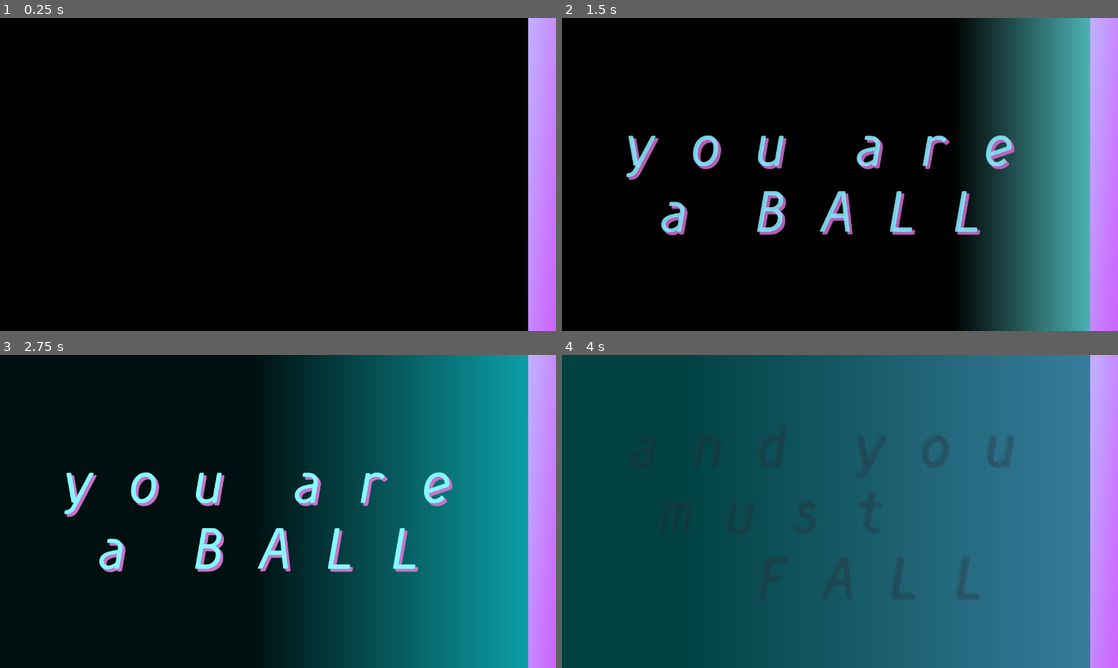
Above: before the commit, frames 1-4 (two rows, left to right).
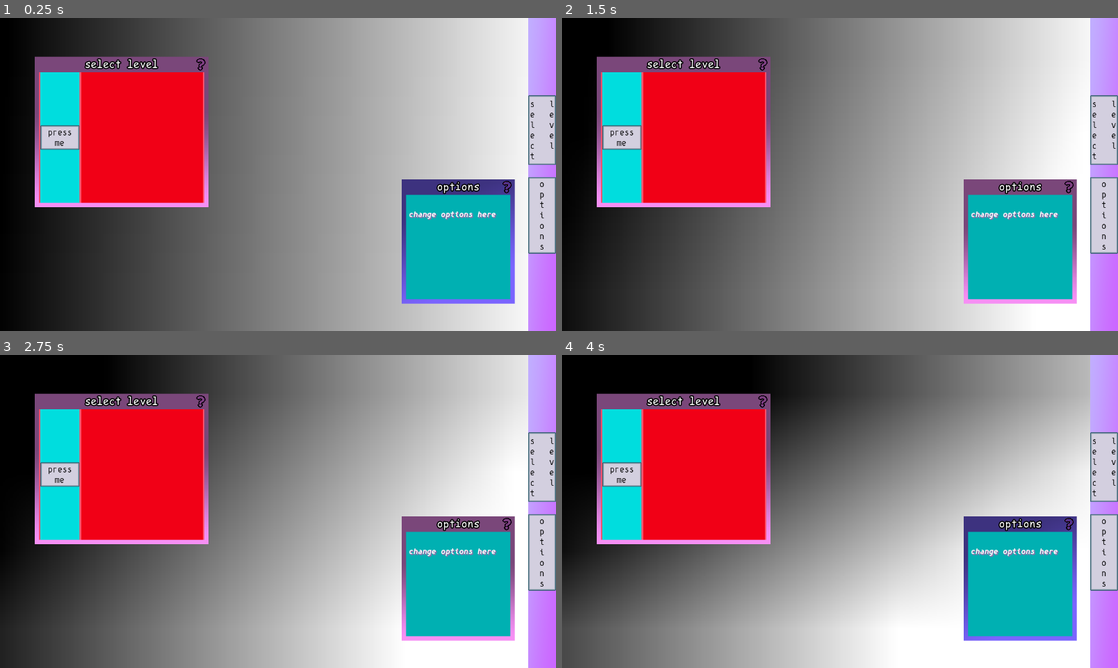
Above: after the commit, the same moments.

Repository: ktosox/GWJ77-Metamorphosis
Game: Godot game, scene res://game.tscn
Two runs of this game, one before a commit and one after it. Both use one fixed random seed, a clock stepped at 60 frames per second and the inputs below.
Inputs (mouse positions are in pixels of both pictures, inside the frame that each line leads up to):
- Up to frame 1 (0.25 s): no input
- Up to frame 2 (1.5 s): tap Enter (ui_accept) at 0.5, 0.77 s; move the mouse to (962, 158) at 0.52 s; press the mouse at (962, 158) at 0.53 s; hold D (Move_Right) 0.53-1.28 s; move the mouse to (728, 190) at 1.27 s; release the mouse at (728, 190) at 1.28 s; hold S (Move_Down) from 1.28 s (still down); right-click (728, 190) at 1.35 s
- Up to frame 3 (2.75 s): tap Enter (ui_accept) at 1.52 s; move the mouse to (333, 442) at 2.02 s; release S (Move_Down) at 2.03 s; press the mouse at (333, 442) at 2.03 s; hold D (Move_Right) from 2.03 s (still down)
- Up to frame 4 (4 s): move the mouse to (812, 574) at 2.77 s; release D (Move_Right) at 2.78 s; release the mouse at (812, 574) at 2.78 s; hold W (Move_Up) 2.78-3.53 s; right-click (812, 574) at 2.85 s; click (812, 574) at 2.92 s; tap Enter (ui_accept) at 3.02, 3.77 s; move the mouse to (1006, 558) at 3.52 s; press the mouse at (1006, 558) at 3.53 s; hold A (Move_Left) from 3.53 s (still down)

The runs differ from the first frame. In frame 1, 89% of the frame differs, in the area x 6-100%, y 0-100%; in frame 2, 90%; in frame 3, 90%; in frame 4, 97%, in the area x 0-100%, y 0-100%.

Commit message:
trying to cobble together a working... thing

Diff:
--- a/Game/construction_mechanic/player_building.tscn
+++ b/Game/construction_mechanic/player_building.tscn
@@ -55,7 +55,7 @@
 "times": PackedFloat32Array(0, 2, 4.66667),
 "transitions": PackedFloat32Array(0.5, -2, 1),
 "update": 0,
-"values": [Vector3(0, 0, 0), Vector3(6.28319, 6.28319, 6.28319), Vector3(-6.28319, -6.28319, -6.28319)]
+"values": [Vector3(0, 0, 0), Vector3(6.28319, -6.28319, 6.28319), Vector3(-12.5664, 12.5664, -6.28319)]
 }
 
 [sub_resource type="AnimationLibrary" id="AnimationLibrary_kibos"]
--- a/Game/construction_mechanic/player_construction.tscn
+++ b/Game/construction_mechanic/player_construction.tscn
@@ -9,12 +9,13 @@
 [ext_resource type="PackedScene" uid="uid://c4wbgcelovrpq" path="res://not_player/parts/chess/chess_rook_part.tscn" id="5_sb6dy"]
 [ext_resource type="PackedScene" uid="uid://c2b3vr2ga3db5" path="res://construction_mechanic/skill_point_thing.tscn" id="6_gf0qy"]
 [ext_resource type="Script" path="res://not_player/parts/part_data.gd" id="6_jmgte"]
+[ext_resource type="Script" path="res://construction_mechanic/skill_points.gd" id="9_ii3oi"]
 
 [sub_resource type="Resource" id="Resource_fvj03"]
 script = ExtResource("6_jmgte")
 mesh_scene = ExtResource("3_iilc1")
 experience_points = 20
-required_skill = 0
+required_skill = null
 required_level = 1
 
 [sub_resource type="Resource" id="Resource_rmjdc"]
@@ -190,10 +191,10 @@
 columns = 3
 
 [node name="SkillPoints" type="ColorRect" parent="."]
-visible = false
 layout_mode = 2
 size_flags_horizontal = 3
 color = Color(0.254902, 0.254902, 1, 1)
+script = ExtResource("9_ii3oi")
 
 [node name="HBoxContainer" type="HBoxContainer" parent="SkillPoints"]
 layout_mode = 1
@@ -216,37 +217,38 @@
 
 [node name="Label" type="Label" parent="SkillPoints"]
 layout_mode = 0
-offset_left = 6.0
-offset_top = 178.0
-offset_right = 249.0
-offset_bottom = 201.0
+offset_left = 8.0
+offset_top = 182.0
+offset_right = 251.0
+offset_bottom = 205.0
 text = "skill points left:"
 
-[node name="Label2" type="Label" parent="SkillPoints"]
-layout_mode = 0
-offset_left = 205.0
-offset_top = 178.0
-offset_right = 245.0
-offset_bottom = 201.0
-text = "3"
-
-[node name="Label4" type="Label" parent="SkillPoints"]
+[node name="SkillPointAmount" type="Label" parent="SkillPoints"]
+layout_mode = 0
+offset_left = 203.0
+offset_top = 182.0
+offset_right = 243.0
+offset_bottom = 205.0
+text = "0"
+
+[node name="SkillPointsMax" type="Label" parent="SkillPoints"]
 layout_mode = 0
 offset_left = 200.0
 offset_top = 281.0
 offset_right = 240.0
 offset_bottom = 304.0
-text = "1"
+text = "0"
 
 [node name="Label3" type="Label" parent="SkillPoints"]
 layout_mode = 0
-offset_left = 8.0
-offset_top = 276.0
-offset_right = 188.0
-offset_bottom = 299.0
+offset_left = 10.0
+offset_top = 277.0
+offset_right = 190.0
+offset_bottom = 300.0
 text = "max skill points:"
 
 [node name="MorphingScreen" type="ColorRect" parent="."]
+visible = false
 layout_mode = 2
 size_flags_horizontal = 3
 color = Color(0, 0.50466, 0.380144, 1)
--- /dev/null
+++ b/Game/construction_mechanic/skill_points.gd
@@ -0,0 +1,24 @@
+extends ColorRect
+
+
+# Called when the node enters the scene tree for the first time.
+func _ready() -> void:
+	GM.connect("skill_point_was_spent",Callable(self,"update_skill_point_amount"))
+	GM.connect("player_has_transformed",Callable(self,"update_skill_point_amount"))
+	GM.connect("player_has_transformed",Callable(self,"update_skill_point_max"))
+	update_skill_point_amount()
+	update_skill_point_max()
+	pass # Replace with function body.
+
+
+func update_skill_point_amount():
+	$SkillPointAmount.text = str(GM.free_skill_points)
+	pass
+
+func update_skill_point_max():
+	$SkillPointsMax.text = str(GM.max_skill_points)
+	pass
+
+# Called every frame. 'delta' is the elapsed time since the previous frame.
+func _process(delta: float) -> void:
+	pass
--- a/Game/experimental/skill_system_tester.gd
+++ b/Game/experimental/skill_system_tester.gd
@@ -4,7 +4,7 @@
 # Called when the node enters the scene tree for the first time.
 func _ready() -> void:
 
-
+	print(GM.get_part_type_data(1,1).experience_points)
 	pass # Replace with function body.
 
 
--- a/Game/game.gd
+++ b/Game/game.gd
@@ -5,6 +5,7 @@
 
 # Called when the node enters the scene tree for the first time.
 func _ready() -> void:
+	start_game()
 	pass # Replace with function body.
 
 
@@ -70,6 +71,7 @@
 	#knobs to turn here: @export_range(1,3) var world (from 1 to 3), @export var segment_count = 6 (how long should the fall be?), @export var feature_list : Array (bonus things to add)
 	new_level.world = level_data.world
 	new_level.desired_length = level_data.desired_length
+	new_level.connect("level_complete",Callable(self,"end_level"))
 	$GameWindow.add_child(new_level)
 	$GameWindow.visible = true
 	$GameWindow.grab_focus()
@@ -79,3 +81,14 @@
 		$PanelTexture/Layout/GameWindowButton.visible = true
 	# code for passing on level creation data to $GameWindow goes here
 	pass # Replace with function body.
+
+
+func end_level(new_time : float) -> void:
+	GM.player_time = new_time
+	GM.emit_signal("falling_ended")
+	$GameWindow/CenterContainer.visible = true
+	$SelectLevel/PathSelectionScreen.generate_new_paths()
+	if !$HiddenWindow.visible:
+		$HiddenWindow.visible = true
+		$PanelTexture/Layout/HiddenWindowButton.visible = true
+	pass
--- a/Game/game.tscn
+++ b/Game/game.tscn
@@ -462,7 +462,7 @@
 
 [node name="OptionsWindow" type="Window" parent="."]
 title = "options"
-position = Vector2i(810, 407)
+position = Vector2i(935, 407)
 size = Vector2i(240, 240)
 visible = false
 script = ExtResource("3_mw1gv")
@@ -490,7 +490,6 @@
 libraries = {
 "": SubResource("AnimationLibrary_7rh51")
 }
-autoplay = "new_animation"
 
 [connection signal="pressed" from="PanelTexture/Layout/SelectLevelButton" to="." method="_on_select_level_button_pressed"]
 [connection signal="pressed" from="PanelTexture/Layout/GameWindowButton" to="." method="_on_game_window_button_pressed"]
--- a/Game/game_manager.gd
+++ b/Game/game_manager.gd
@@ -15,6 +15,8 @@
 var max_skill_points = 1
 
 var player_experience = 220
+
+var player_time = 300
 
 var player_level = 1
 
@@ -60,6 +62,20 @@
 	emit_signal("skill_point_was_spent")
 
 
+func get_part_type_data(type: Skill_Types, level = 0) -> PartData:
+	var data_to_return : PartData
+	match type:
+		Skill_Types.SPARKLE :
+			data_to_return = $PartDefinitions.gem_parts[level]
+
+		Skill_Types.TASTY :
+			data_to_return = $PartDefinitions.food_parts[level]
+
+		Skill_Types.SMARTER :
+			data_to_return = $PartDefinitions.chess_parts[level]
+
+	return data_to_return
+
 func can_add_skill_point(skill:Skill_Types) -> bool:
 	if free_skill_points < 1:
 		return false
--- a/Game/game_manager.tscn
+++ b/Game/game_manager.tscn
@@ -1,6 +1,68 @@
-[gd_scene load_steps=2 format=3 uid="uid://ct2nlvt1tw3nl"]
+[gd_scene load_steps=13 format=3 uid="uid://ct2nlvt1tw3nl"]
 
 [ext_resource type="Script" path="res://game_manager.gd" id="1_r4n7u"]
+[ext_resource type="Script" path="res://part_definitions.gd" id="2_tk5c3"]
+[ext_resource type="Script" path="res://not_player/parts/part_data.gd" id="3_wa12x"]
+
+[sub_resource type="Resource" id="Resource_fa36h"]
+script = ExtResource("3_wa12x")
+experience_points = 20
+required_skill = 0
+required_level = 1
+
+[sub_resource type="Resource" id="Resource_ereak"]
+script = ExtResource("3_wa12x")
+experience_points = 20
+required_skill = 0
+required_level = 1
+
+[sub_resource type="Resource" id="Resource_k2a0t"]
+script = ExtResource("3_wa12x")
+experience_points = 20
+required_skill = 0
+required_level = 1
+
+[sub_resource type="Resource" id="Resource_7ppwy"]
+script = ExtResource("3_wa12x")
+experience_points = 20
+required_skill = 0
+required_level = 1
+
+[sub_resource type="Resource" id="Resource_e1170"]
+script = ExtResource("3_wa12x")
+experience_points = 20
+required_skill = 0
+required_level = 1
+
+[sub_resource type="Resource" id="Resource_unubw"]
+script = ExtResource("3_wa12x")
+experience_points = 20
+required_skill = 0
+required_level = 1
+
+[sub_resource type="Resource" id="Resource_fkt7n"]
+script = ExtResource("3_wa12x")
+experience_points = 20
+required_skill = 0
+required_level = 1
+
+[sub_resource type="Resource" id="Resource_qag13"]
+script = ExtResource("3_wa12x")
+experience_points = 20
+required_skill = 0
+required_level = 1
+
+[sub_resource type="Resource" id="Resource_auo35"]
+script = ExtResource("3_wa12x")
+experience_points = 20
+required_skill = 0
+required_level = 1
 
 [node name="GameManager" type="Node"]
 script = ExtResource("1_r4n7u")
+
+[node name="PartDefinitions" type="Node" parent="."]
+script = ExtResource("2_tk5c3")
+food_parts = Array[ExtResource("3_wa12x")]([SubResource("Resource_fa36h"), SubResource("Resource_ereak"), SubResource("Resource_k2a0t")])
+chess_parts = Array[ExtResource("3_wa12x")]([SubResource("Resource_7ppwy"), SubResource("Resource_e1170"), SubResource("Resource_unubw")])
+gem_parts = Array[ExtResource("3_wa12x")]([SubResource("Resource_fkt7n"), SubResource("Resource_qag13"), SubResource("Resource_auo35")])
--- a/Game/level/level_builder.tscn
+++ b/Game/level/level_builder.tscn
@@ -43,7 +43,6 @@
 horizontal_alignment = 1
 vertical_alignment = 3
 script = ExtResource("3_8a3qc")
-starting_time = 600.0
 
 [node name="LoadingScreen" type="ColorRect" parent="Overlay"]
 anchors_preset = 15
--- a/Game/level/time_shower.gd
+++ b/Game/level/time_shower.gd
@@ -1,13 +1,12 @@
 extends Label
-
-@export var starting_time : float
 
 var current_time : float
 
 # Called when the node enters the scene tree for the first time.
 func _ready() -> void:
 	set_process(false)
-	current_time = starting_time
+
+	current_time = GM.player_time
 	pass # Replace with function body.
 
 
--- /dev/null
+++ b/Game/not_player/parts/chess/chess_bishop_part.tscn
@@ -0,0 +1,15 @@
+[gd_scene load_steps=4 format=3 uid="uid://c51y2pxkbl4vf"]
+
+[ext_resource type="PackedScene" uid="uid://b2w5g2udf6vxl" path="res://not_player/parts/generic_part.tscn" id="1_u5gbg"]
+[ext_resource type="ArrayMesh" uid="uid://f3dyufp51dm0" path="res://resources/meshes/chess/chess_bishop.tres" id="2_i304h"]
+
+[sub_resource type="BoxShape3D" id="BoxShape3D_xo5wu"]
+size = Vector3(0.8, 2.44485, 0.8)
+
+[node name="GenericPart" instance=ExtResource("1_u5gbg")]
+transform = Transform3D(0.5, 0, 0, 0, 0.5, 0, 0, 0, 0.5, 0, 0, 0)
+mesh = ExtResource("2_i304h")
+
+[node name="StaticBody3D#CollisionShape3D" type="CollisionShape3D" parent="Body" index="0"]
+transform = Transform3D(1, 0, 0, 0, 1, 0, 0, 0, 1, 0, 1.07442, 0)
+shape = SubResource("BoxShape3D_xo5wu")
--- /dev/null
+++ b/Game/not_player/parts/chess/chess_pawn_part.tscn
@@ -0,0 +1,15 @@
+[gd_scene load_steps=4 format=3 uid="uid://ch0q8e5iqnvq2"]
+
+[ext_resource type="PackedScene" uid="uid://b2w5g2udf6vxl" path="res://not_player/parts/generic_part.tscn" id="1_6dtkb"]
+[ext_resource type="ArrayMesh" uid="uid://65wimyahu26m" path="res://resources/meshes/chess/chess_pawn.tres" id="2_32151"]
+
+[sub_resource type="BoxShape3D" id="BoxShape3D_x03ga"]
+size = Vector3(0.8, 1.752, 0.8)
+
+[node name="GenericPart" instance=ExtResource("1_6dtkb")]
+transform = Transform3D(0.5, 0, 0, 0, 0.5, 0, 0, 0, 0.5, 0, 0, 0)
+mesh = ExtResource("2_32151")
+
+[node name="StaticBody3D#CollisionShape3D" type="CollisionShape3D" parent="Body" index="0"]
+transform = Transform3D(1, 0, 0, 0, 1, 0, 0, 0, 1, 0, 0.728, 0)
+shape = SubResource("BoxShape3D_x03ga")
--- a/Game/not_player/parts/chess/chess_rook_part.tscn
+++ b/Game/not_player/parts/chess/chess_rook_part.tscn
@@ -4,12 +4,12 @@
 [ext_resource type="ArrayMesh" uid="uid://bi86siy2gyjp1" path="res://resources/meshes/chess/chess_rook.tres" id="2_ra7bd"]
 
 [sub_resource type="BoxShape3D" id="BoxShape3D_x03ga"]
-size = Vector3(1.5824, 2.65857, 1.3266)
+size = Vector3(0.8, 1.752, 0.8)
 
 [node name="GenericPart" instance=ExtResource("1_rftry")]
 transform = Transform3D(0.5, 0, 0, 0, 0.5, 0, 0, 0, 0.5, 0, 0, 0)
 mesh = ExtResource("2_ra7bd")
 
 [node name="StaticBody3D#CollisionShape3D" type="CollisionShape3D" parent="Body" index="0"]
-transform = Transform3D(1, 0, 0, 0, 1, 0, 0, 0, 1, 0.0236206, 0.732747, -0.0267029)
+transform = Transform3D(1, 0, 0, 0, 1, 0, 0, 0, 1, 0, 0.728, 0)
 shape = SubResource("BoxShape3D_x03ga")
--- a/Game/not_player/parts/food/food_cheese_part.tscn
+++ b/Game/not_player/parts/food/food_cheese_part.tscn
@@ -1,27 +1,14 @@
-[gd_scene load_steps=6 format=3 uid="uid://dfjrqj7c70fol"]
+[gd_scene load_steps=4 format=3 uid="uid://dfjrqj7c70fol"]
 
 [ext_resource type="PackedScene" uid="uid://b2w5g2udf6vxl" path="res://not_player/parts/generic_part.tscn" id="1_dirg7"]
+[ext_resource type="ArrayMesh" uid="uid://bcteih85oef37" path="res://resources/meshes/food/food_cheese.tres" id="2_me7jf"]
 
-[sub_resource type="StandardMaterial3D" id="StandardMaterial3D_2rb4f"]
-albedo_color = Color(0.956924, 0.756812, 0.259636, 1)
-
-[sub_resource type="PrismMesh" id="PrismMesh_rbc1d"]
-material = SubResource("StandardMaterial3D_2rb4f")
-size = Vector3(0.8, 0.8, 0.4)
-
-[sub_resource type="BoxShape3D" id="BoxShape3D_gscwi"]
-size = Vector3(1.22894, 0.732086, 0.711197)
-
-[sub_resource type="BoxShape3D" id="BoxShape3D_lwxxx"]
-size = Vector3(0.679741, 0.709793, 0.641556)
+[sub_resource type="BoxShape3D" id="BoxShape3D_eub81"]
+size = Vector3(1.63037, 0.290771, 0.56958)
 
 [node name="GenericPart" instance=ExtResource("1_dirg7")]
-mesh = SubResource("PrismMesh_rbc1d")
+mesh = ExtResource("2_me7jf")
 
-[node name="StaticBody3D#CollisionShape3D" type="CollisionShape3D" parent="Body" index="0"]
-transform = Transform3D(1, 0, 0, 0, 1, 0, 0, 0, 1, 0.0250549, -0.346298, 0.0180282)
-shape = SubResource("BoxShape3D_gscwi")
-
-[node name="StaticBody3D#CollisionShape3D2" type="CollisionShape3D" parent="Body" index="1"]
-transform = Transform3D(1, 0, 0, 0, 1, 0, 0, 0, 1, 0.0142326, 0.316004, 0.00926965)
-shape = SubResource("BoxShape3D_lwxxx")
+[node name="CollisionShape3D" type="CollisionShape3D" parent="Body" index="0"]
+transform = Transform3D(-2.98023e-08, -1.36831e-08, -1, -1, -9.30643e-09, 8.9407e-08, -1.49012e-08, 1, 0, -0.0877686, 0.0646973, 0.0697021)
+shape = SubResource("BoxShape3D_eub81")
--- /dev/null
+++ b/Game/not_player/parts/food/food_mushroom_part.tscn
@@ -0,0 +1,22 @@
+[gd_scene load_steps=5 format=3 uid="uid://erbn7cq2niog"]
+
+[ext_resource type="PackedScene" uid="uid://b2w5g2udf6vxl" path="res://not_player/parts/generic_part.tscn" id="1_2tnl5"]
+[ext_resource type="ArrayMesh" uid="uid://b5mvjh08b11ri" path="res://resources/meshes/food/food_mushroom.tres" id="2_jsjpp"]
+
+[sub_resource type="CapsuleShape3D" id="CapsuleShape3D_1u0ph"]
+radius = 0.615798
+height = 3.53563
+
+[sub_resource type="SphereShape3D" id="SphereShape3D_n66y4"]
+radius = 1.469
+
+[node name="GenericPart" instance=ExtResource("1_2tnl5")]
+transform = Transform3D(0.2, 0, 0, 0, 0.2, 0, 0, 0, 0.2, 0, 0, 0)
+mesh = ExtResource("2_jsjpp")
+
+[node name="CollisionShape3D" type="CollisionShape3D" parent="Body" index="0"]
+shape = SubResource("CapsuleShape3D_1u0ph")
+
+[node name="CollisionShape3D2" type="CollisionShape3D" parent="Body" index="1"]
+transform = Transform3D(1, 0, 0, 0, 0.55, 0, 0, 0, 1, 0, 0.863886, 0)
+shape = SubResource("SphereShape3D_n66y4")
--- /dev/null
+++ b/Game/not_player/parts/food/food_onion_part.tscn
@@ -0,0 +1,15 @@
+[gd_scene load_steps=4 format=3 uid="uid://ccphvkfpumuml"]
+
+[ext_resource type="PackedScene" uid="uid://b2w5g2udf6vxl" path="res://not_player/parts/generic_part.tscn" id="1_bu3q8"]
+[ext_resource type="ArrayMesh" uid="uid://ti1qobsik1wx" path="res://resources/meshes/food/food_onion.tres" id="2_jnftg"]
+
+[sub_resource type="SphereShape3D" id="SphereShape3D_c6k7b"]
+radius = 0.76
+
+[node name="GenericPart" instance=ExtResource("1_bu3q8")]
+transform = Transform3D(0.25, 0, 0, 0, 0.25, 0, 0, 0, 0.25, 0, 0, 0)
+mesh = ExtResource("2_jnftg")
+
+[node name="CollisionShape3D" type="CollisionShape3D" parent="Body" index="0"]
+transform = Transform3D(1, 0, 0, 0, 1, 0, 0, 0, 1, 0, -0.272148, 0)
+shape = SubResource("SphereShape3D_c6k7b")
--- a/Game/not_player/parts/gems/gem_1_part.tscn
+++ b/Game/not_player/parts/gems/gem_1_part.tscn
@@ -4,11 +4,12 @@
 [ext_resource type="ArrayMesh" uid="uid://c72mdfewfms80" path="res://resources/meshes/gems/gem1.tres" id="2_lyo8c"]
 
 [sub_resource type="BoxShape3D" id="BoxShape3D_dvv1w"]
-size = Vector3(1.51987, 0.68811, 1.84902)
+size = Vector3(0.747113, 0.18277, 1.09191)
 
 [node name="GenericPart" instance=ExtResource("1_0t0dp")]
+transform = Transform3D(0.7, 0, 0, 0, 0.7, 0, 0, 0, 0.7, 0, 0, 0)
 mesh = ExtResource("2_lyo8c")
 
 [node name="StaticBody3D#CollisionShape3D" type="CollisionShape3D" parent="Body" index="0"]
-transform = Transform3D(1, 0, 0, 0, 1, 0, 0, 0, 1, 0.0244293, -0.00567627, -0.0983086)
+transform = Transform3D(1, 0, 0, 0, 1, 0, 0, 0, 1, 0.00540749, 0.00270076, 0.00146493)
 shape = SubResource("BoxShape3D_dvv1w")
--- /dev/null
+++ b/Game/not_player/parts/gems/gem_2_part.tscn
@@ -0,0 +1,15 @@
+[gd_scene load_steps=4 format=3 uid="uid://hjsfekjjvwi2"]
+
+[ext_resource type="PackedScene" uid="uid://b2w5g2udf6vxl" path="res://not_player/parts/generic_part.tscn" id="1_b8f8l"]
+[ext_resource type="ArrayMesh" uid="uid://bxol2flas6lfo" path="res://resources/meshes/gems/gem2.tres" id="2_nfacl"]
+
+[sub_resource type="BoxShape3D" id="BoxShape3D_4fj0u"]
+size = Vector3(0.807, 0.188, 0.72)
+
+[node name="GenericPart" instance=ExtResource("1_b8f8l")]
+transform = Transform3D(0.7, 0, 0, 0, 0.7, 0, 0, 0, 0.7, 0, 0, 0)
+mesh = ExtResource("2_nfacl")
+
+[node name="StaticBody3D#CollisionShape3D" type="CollisionShape3D" parent="Body" index="0"]
+transform = Transform3D(1, 0, 0, 0, 1, 0, 0, 0, 1, 0.005, 0.003, -0.019)
+shape = SubResource("BoxShape3D_4fj0u")
--- /dev/null
+++ b/Game/not_player/parts/gems/gem_4_part.tscn
@@ -0,0 +1,22 @@
+[gd_scene load_steps=5 format=3 uid="uid://fjxe4ukb1few"]
+
+[ext_resource type="PackedScene" uid="uid://b2w5g2udf6vxl" path="res://not_player/parts/generic_part.tscn" id="1_snt00"]
+[ext_resource type="ArrayMesh" uid="uid://c7d0vmlor5ltg" path="res://resources/meshes/gems/gem4.tres" id="2_ci3v6"]
+
+[sub_resource type="BoxShape3D" id="BoxShape3D_mojnu"]
+size = Vector3(0.697, 0.883, 0.605)
+
+[sub_resource type="BoxShape3D" id="BoxShape3D_haf1u"]
+size = Vector3(0.3, 0.3, 0.55)
+
+[node name="GenericPart" instance=ExtResource("1_snt00")]
+transform = Transform3D(0.5, 0, 0, 0, 0.5, 0, 0, 0, 0.5, 0, 0, 0)
+mesh = ExtResource("2_ci3v6")
+
+[node name="StaticBody3D#CollisionShape3D" type="CollisionShape3D" parent="Body" index="0"]
+transform = Transform3D(1, 0, 0, 0, 1, 0, 0, 0, 1, 0.005, 0.003, -0.158833)
+shape = SubResource("BoxShape3D_mojnu")
+
+[node name="StaticBody3D#CollisionShape3D2" type="CollisionShape3D" parent="Body" index="1"]
+transform = Transform3D(1, 0, 0, 0, 1, 0, 0, 0, 1, 0.0154117, 0.003, 0.361045)
+shape = SubResource("BoxShape3D_haf1u")
--- a/Game/not_player/parts/part_data.gd
+++ b/Game/not_player/parts/part_data.gd
@@ -9,6 +9,6 @@
 
 @export var preview_texture : Texture
 
-@export var required_skill : GM.Skill_Types
+@export_range(0,2) var required_skill : int
 
 @export_range(1,3) var required_level = 1
--- a/Game/not_player/parts/small_cheese.tscn
+++ /dev/null
@@ -1,11 +0,0 @@
-[gd_scene load_steps=3 format=3 uid="uid://b6f0236g5jclm"]
-
-[sub_resource type="StandardMaterial3D" id="StandardMaterial3D_2rb4f"]
-albedo_color = Color(0.956924, 0.756812, 0.259636, 1)
-
-[sub_resource type="PrismMesh" id="PrismMesh_pxwtf"]
-material = SubResource("StandardMaterial3D_2rb4f")
-size = Vector3(0.5, 0.5, 0.25)
-
-[node name="SmallCheese" type="MeshInstance3D"]
-mesh = SubResource("PrismMesh_pxwtf")
--- /dev/null
+++ b/Game/part_definitions.gd
@@ -0,0 +1,7 @@
+extends Node
+
+@export var food_parts : Array[PartData]
+
+@export var chess_parts : Array[PartData]
+
+@export var gem_parts : Array[PartData]
--- a/Game/path_mechanic/path_selection_screen.gd
+++ b/Game/path_mechanic/path_selection_screen.gd
@@ -53,15 +53,22 @@
 func confirm_path_selection(level_data : LevelData) -> void:
 
 	emit_signal("create_new_level",level_data)
-
+	for path in paths_go_here.get_children():
+		path.queue_free()
+	for button in buttons_go_here.get_children():
+		button.queue_free()
 
 
 	pass
 
+
+
 func start_lock_out():
 	$LockOutScreen.visible = true
+	set_process_input(false)
 	pass
 
 func end_lock_out():
 	$LockOutScreen.visible = false
+	set_process_input(true)
 	pass
--- a/Game/path_mechanic/path_selection_screen.tscn
+++ b/Game/path_mechanic/path_selection_screen.tscn
@@ -8,8 +8,8 @@
 
 [sub_resource type="Resource" id="Resource_hbx62"]
 script = ExtResource("5_48xt1")
-world = 3
-desired_length = 0
+world = 1
+desired_length = 80
 features = Array[PackedScene]([])
 
 [node name="PathSelectionScreen" type="ColorRect"]
Not shown: 1 places in Game/construction_mechanic/player_construction.tscn that only renumber resources
